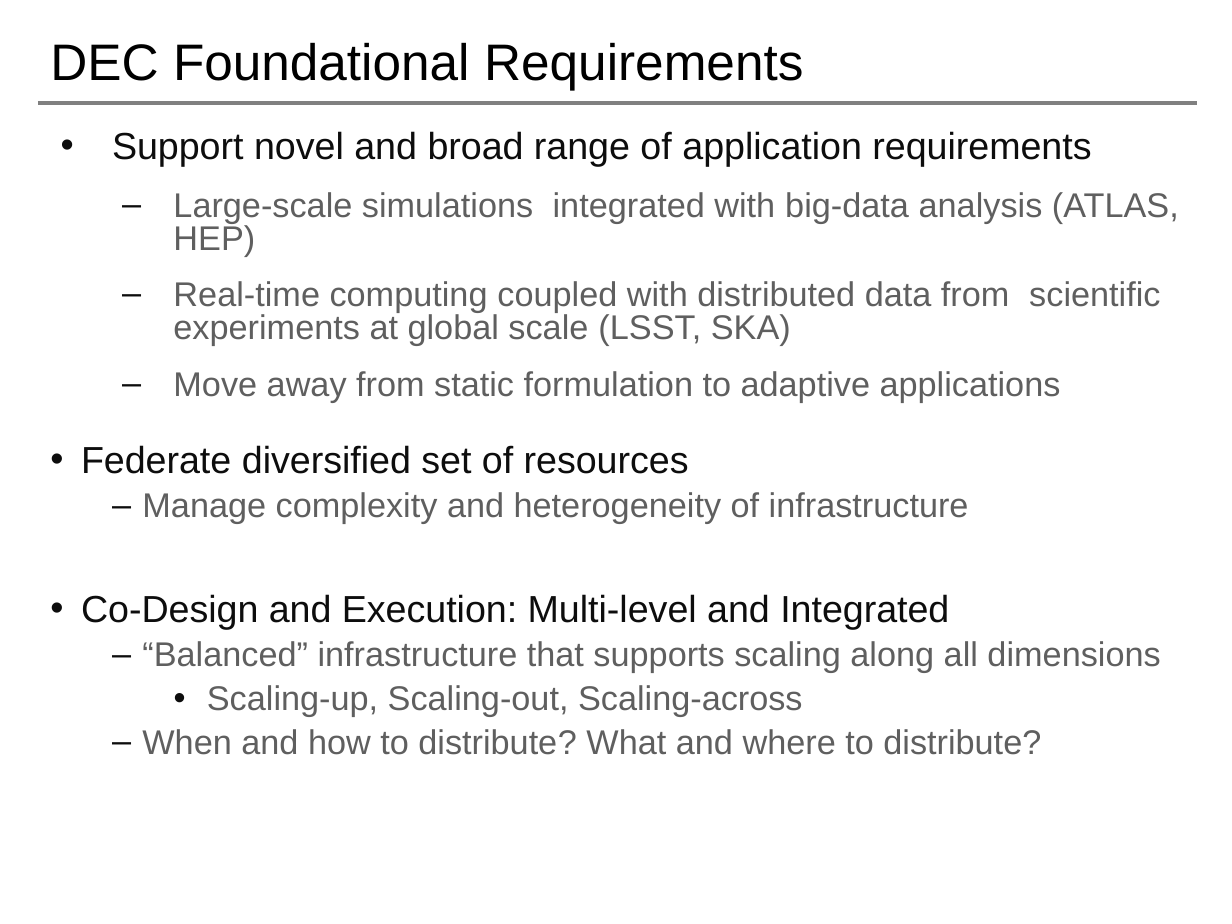
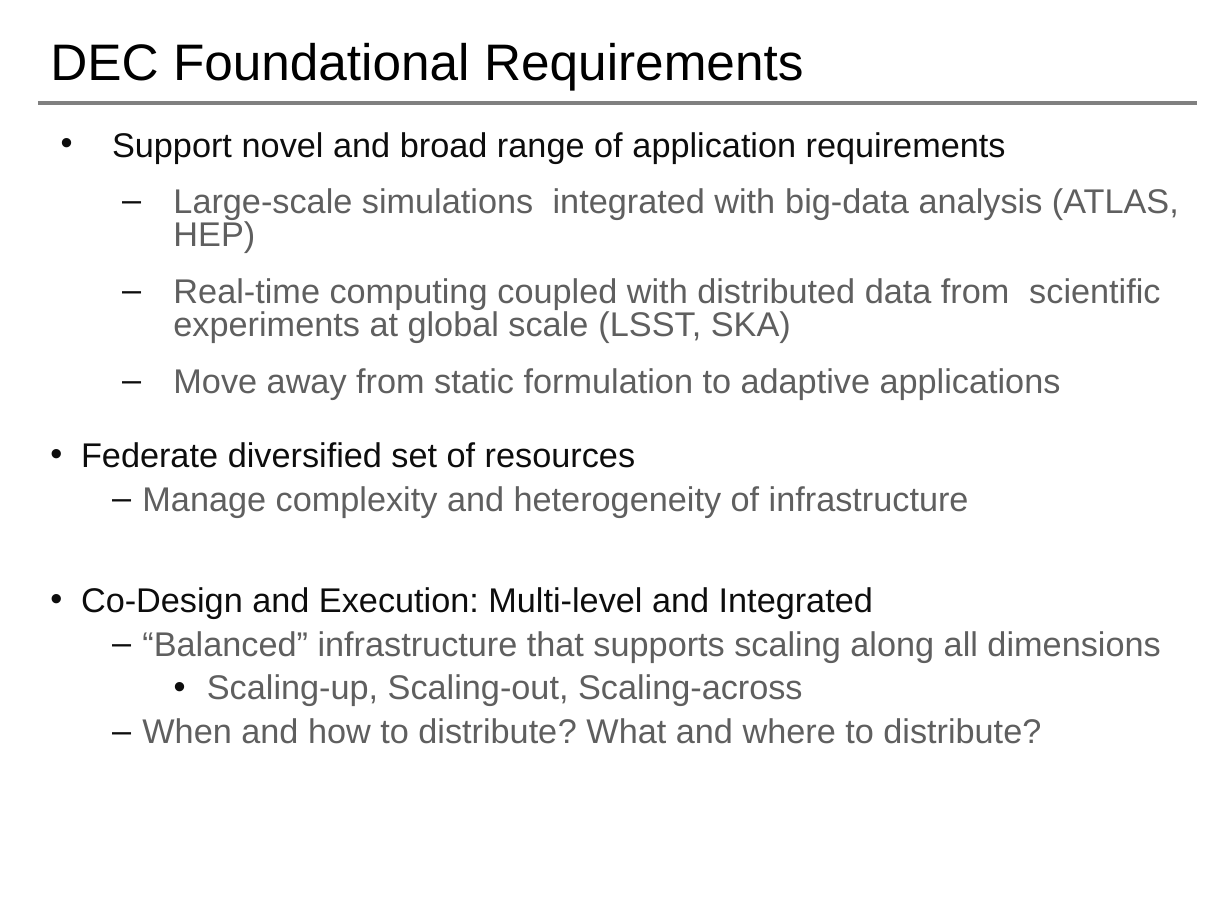
Before and after one commit to saga-project/NGMW, a slide deck: slide 5 of presentations/radical-modsim.pptx. Drawn at 1232x924 pixels with LibreOffice and Linux fonts; fonts in the diff are those of the drawing; background and template pictures are left out. Boxes give left, top, right and bottom in pixels: in the first picture for what was removed or moved away, otherwise in the second. Text is boxed around its words. In the diff, an @@ line names an element or a change of style, - is before the commit and + after.

```diff
--- a/presentations/radical-modsim.pptx
+++ b/presentations/radical-modsim.pptx
@@ text at (81,132,1006,618): size 22 to 20 pt in "Support novel and broad range of application ...", "Federate diversified set of resources", "Co-Design and Execution: Multi-level and Integrated" @@
```
Also in this commit, not shown: 4 other slides changed.
